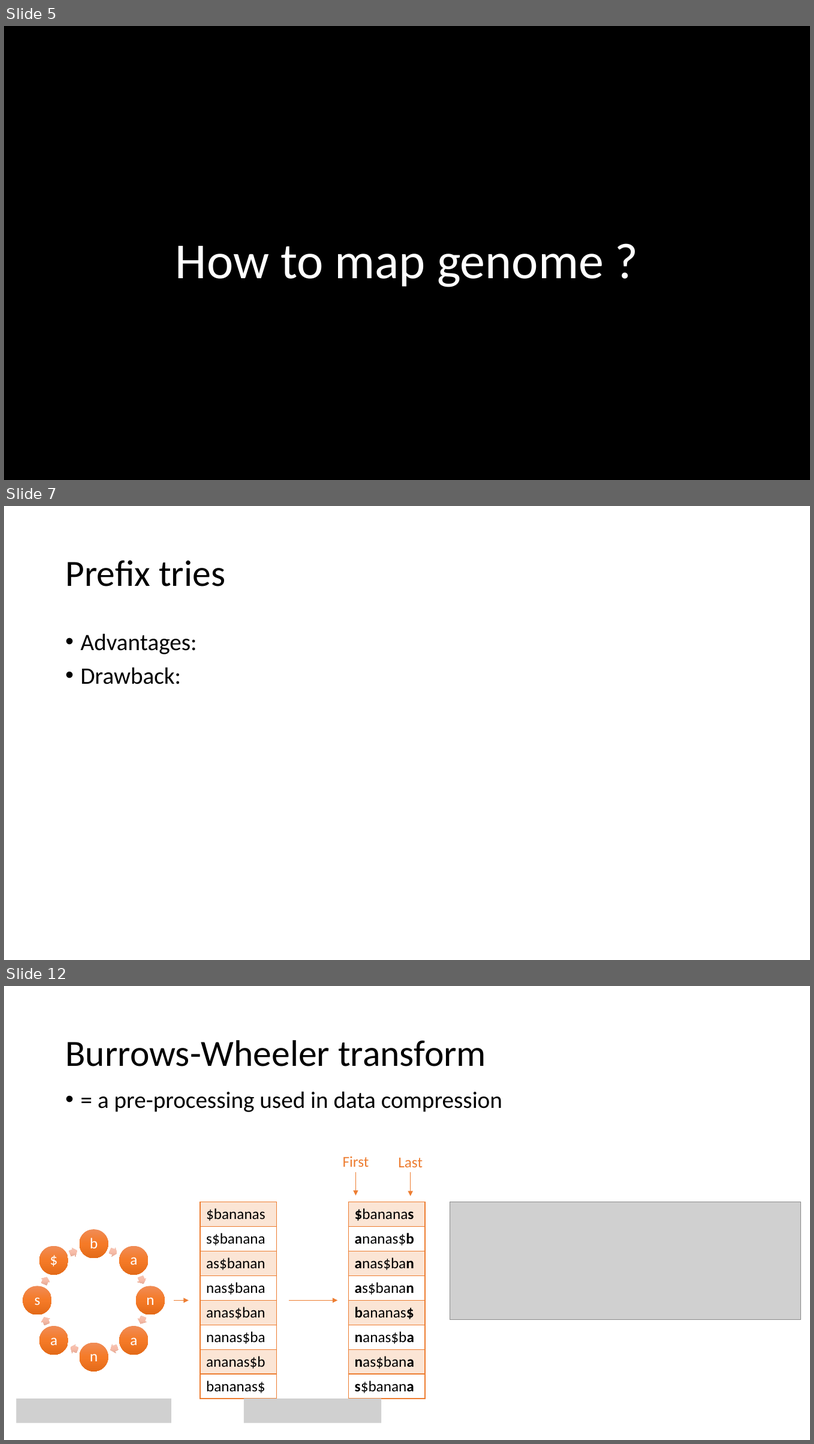
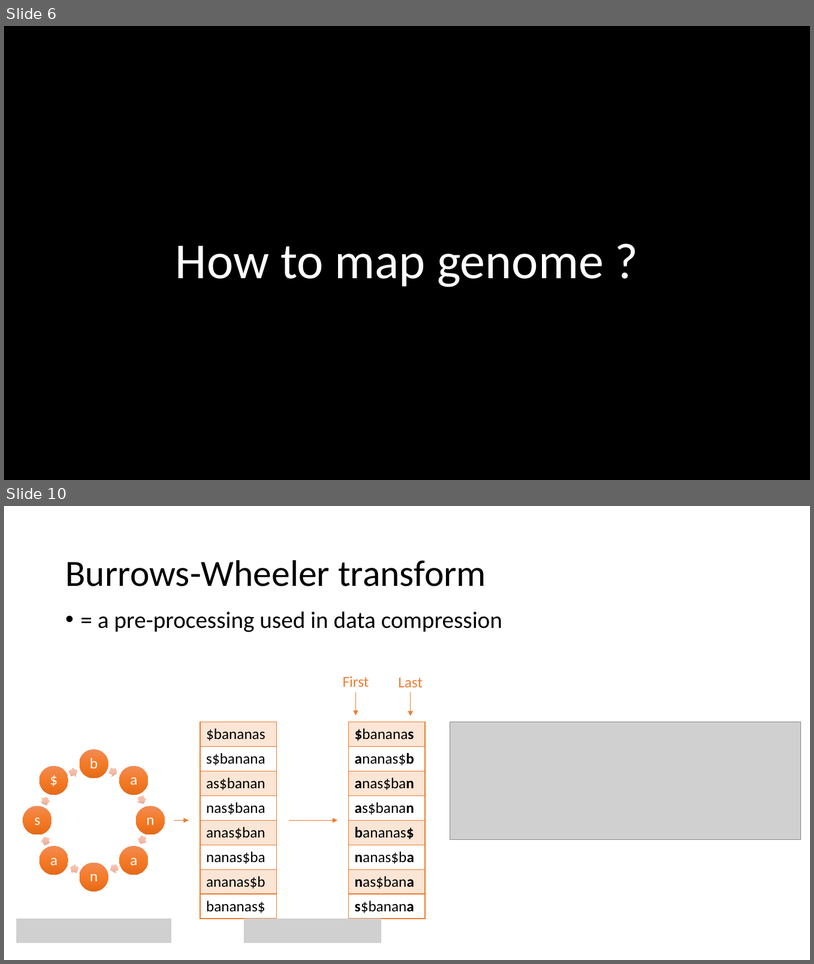
Before and after one commit to Coohrentiin/Index-structure-and-mapping, a slide deck: EXAM-Genome mapping.pptx. Shown one above the other, each under a label of ours: slides 5, 7 and 12 before the commit, slides 6 and 10 after it; the slides between them are not shown. The pictures are 814x1444 and 814x964 pixels, drawn with LibreOffice and Linux fonts; fonts in the diff are those of the drawing; grey boxes stand for pictures; background and template pictures are left out. Boxes give left, top, right and bottom in pixels: in the first picture for what was removed or moved away, otherwise in the second. Text is boxed around its words. In the diff, an @@ line names an element or a change of style, - is before the commit and + after.

```diff
--- a/EXAM-Genome mapping.pptx
+++ b/EXAM-Genome mapping.pptx
@@ slide 7 removed at <box>4,506,810,960</box>, background #FFFFFF @@
@@ title removed at <box>65,560,225,586</box> @@
-Prefix tries
@@ text removed at <box>81,633,197,684</box> @@
-• Advantages:
-• Drawback:
@@ what was slide 5 is now slide 6 @@
@@ what was slide 12 is now slide 10 @@
```
Also in this commit, not shown: 5 slides changed, 2 slides added, 3 other slides removed, 1 other file.
